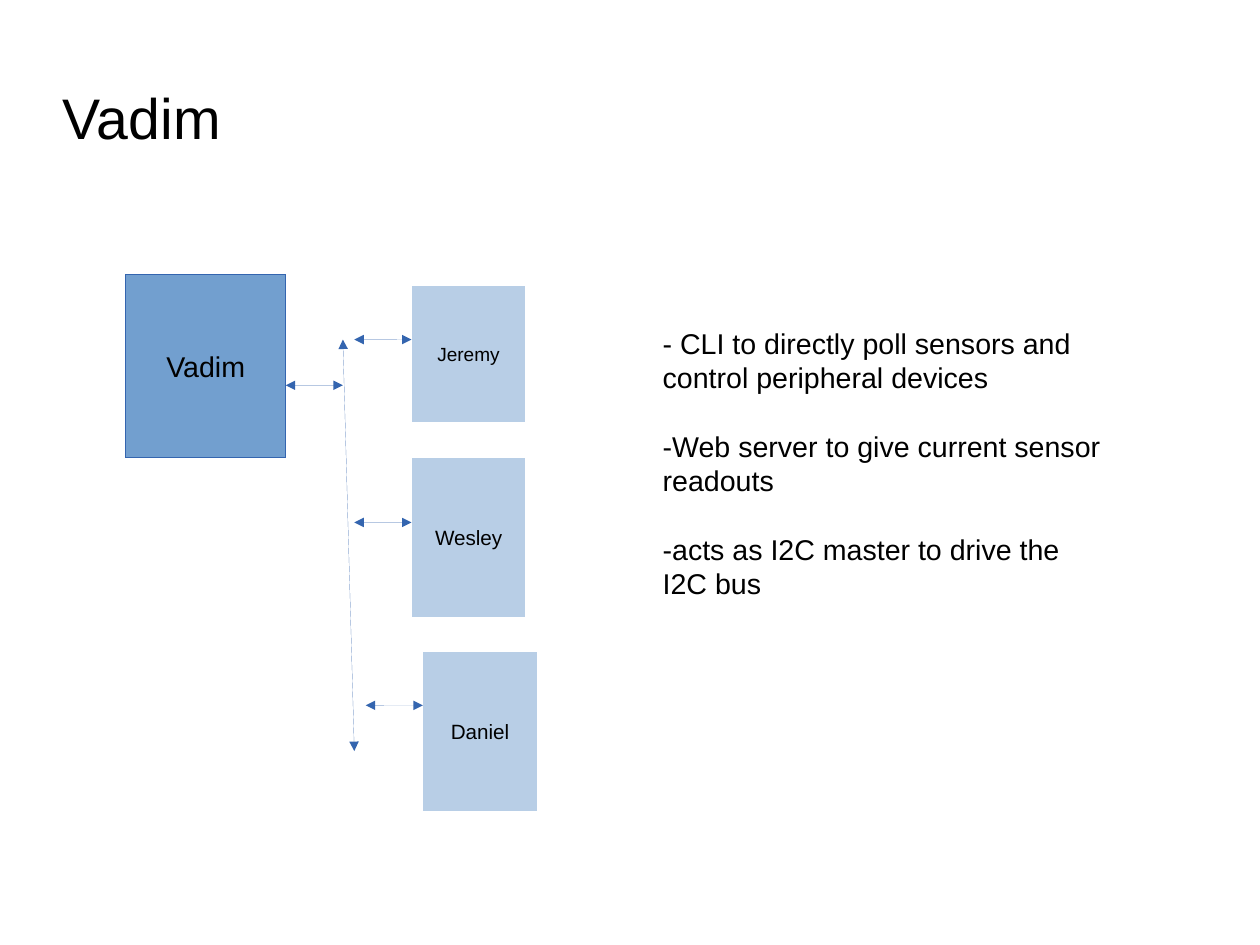
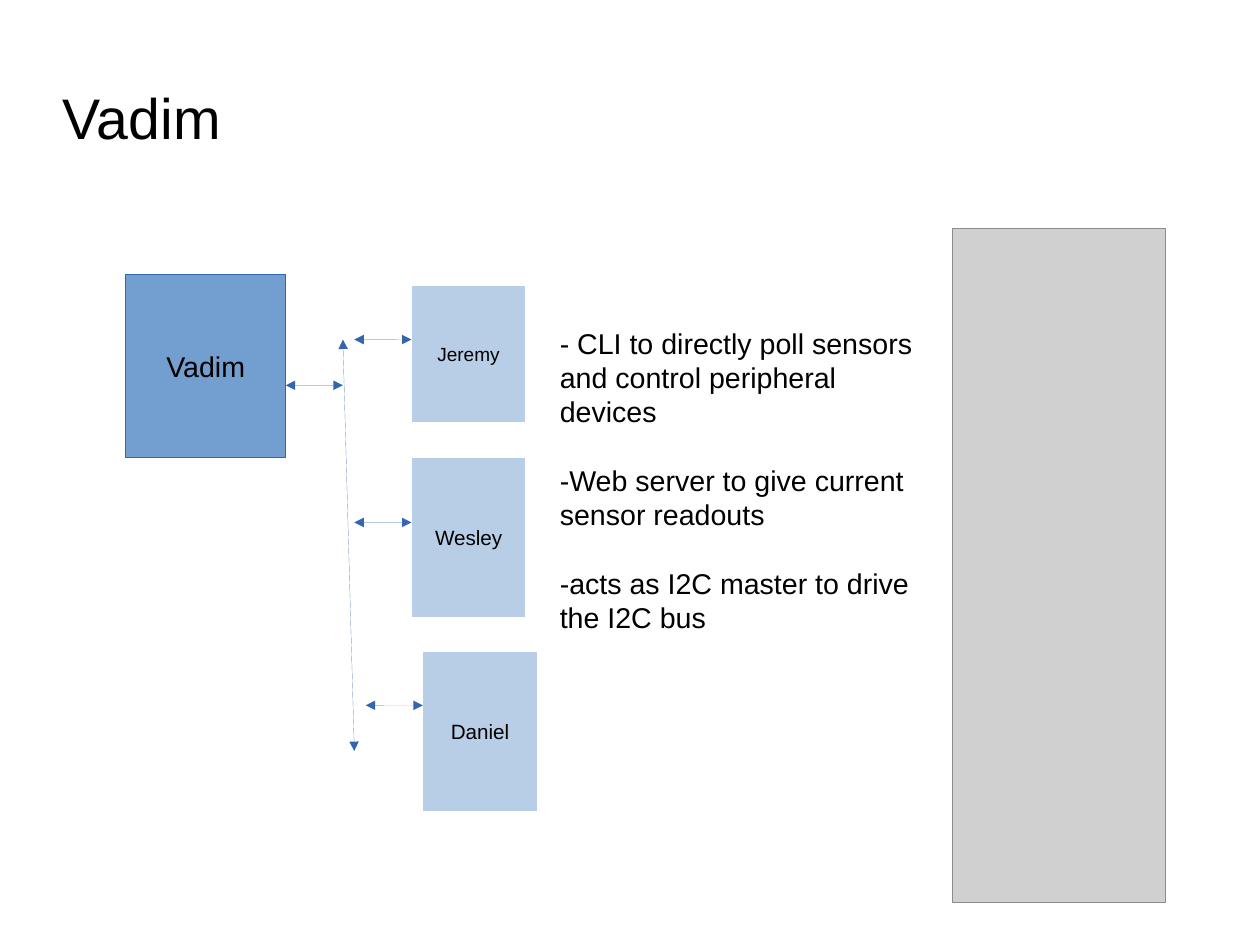
Before and after one commit to jeremyshaw/microgreenhouse, a slide deck: slide 6 of finalPresentation.odp. Drawn at 1260x945 pixels with LibreOffice and Linux fonts; fonts in the diff are those of the drawing; grey boxes stand for pictures; background and template pictures are left out. Boxes give left, top, right and bottom in pixels: in the first picture for what was removed or moved away, otherwise in the second. Text is boxed around its words. In the diff, an @@ line names an element or a change of style, - is before the commit and + after.

Commit message:
updates to vadim's slide and i2c slide

```diff
--- a/finalPresentation.odp
+++ b/finalPresentation.odp
@@ picture added at (x1=952, y1=229, x2=1166, y2=902) @@
@@ text "- CLI to directly poll ..." rewrapped from (x1=663, y1=333, x2=1100, y2=595) to (x1=560, y1=333, x2=912, y2=629) @@
```
Also in this commit, not shown: 1 other slide changed, 1 other file.
